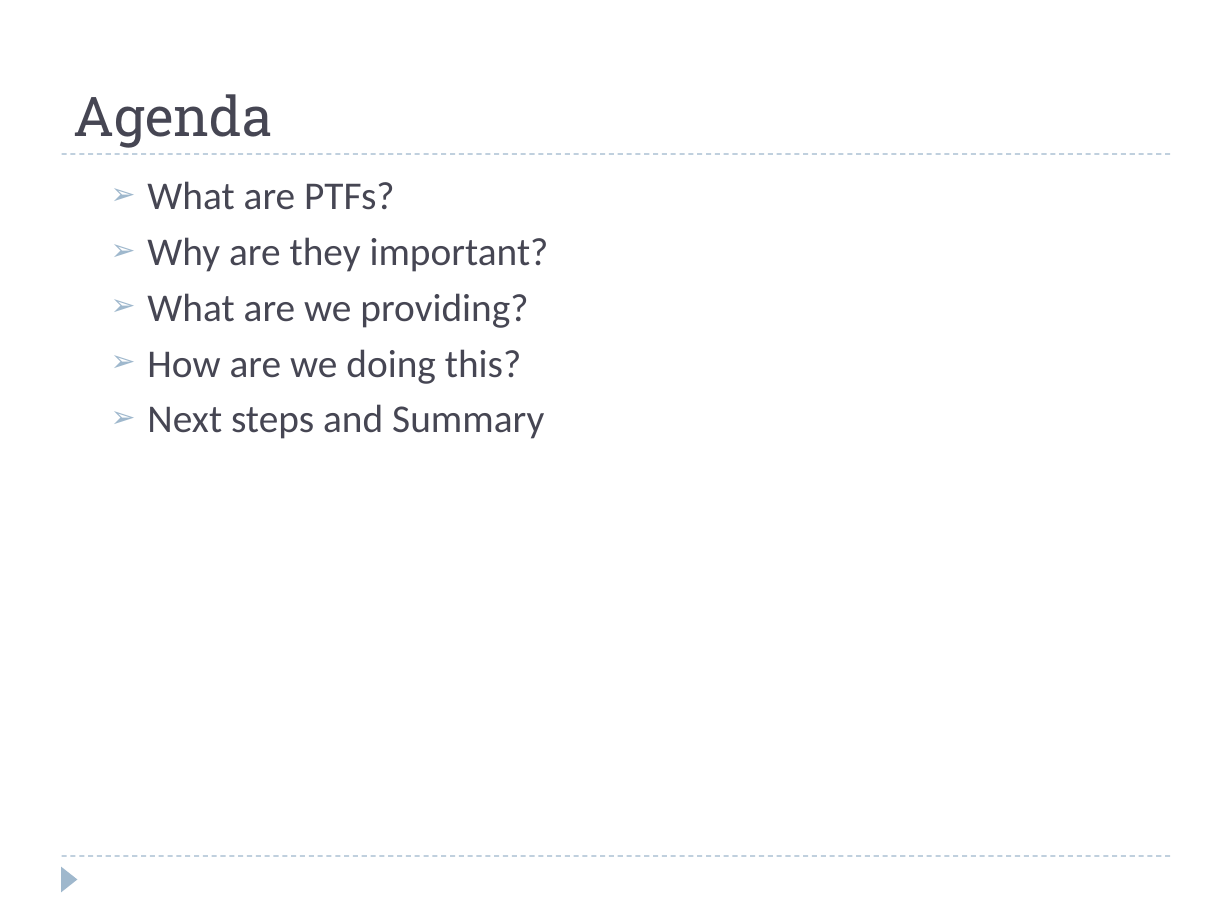
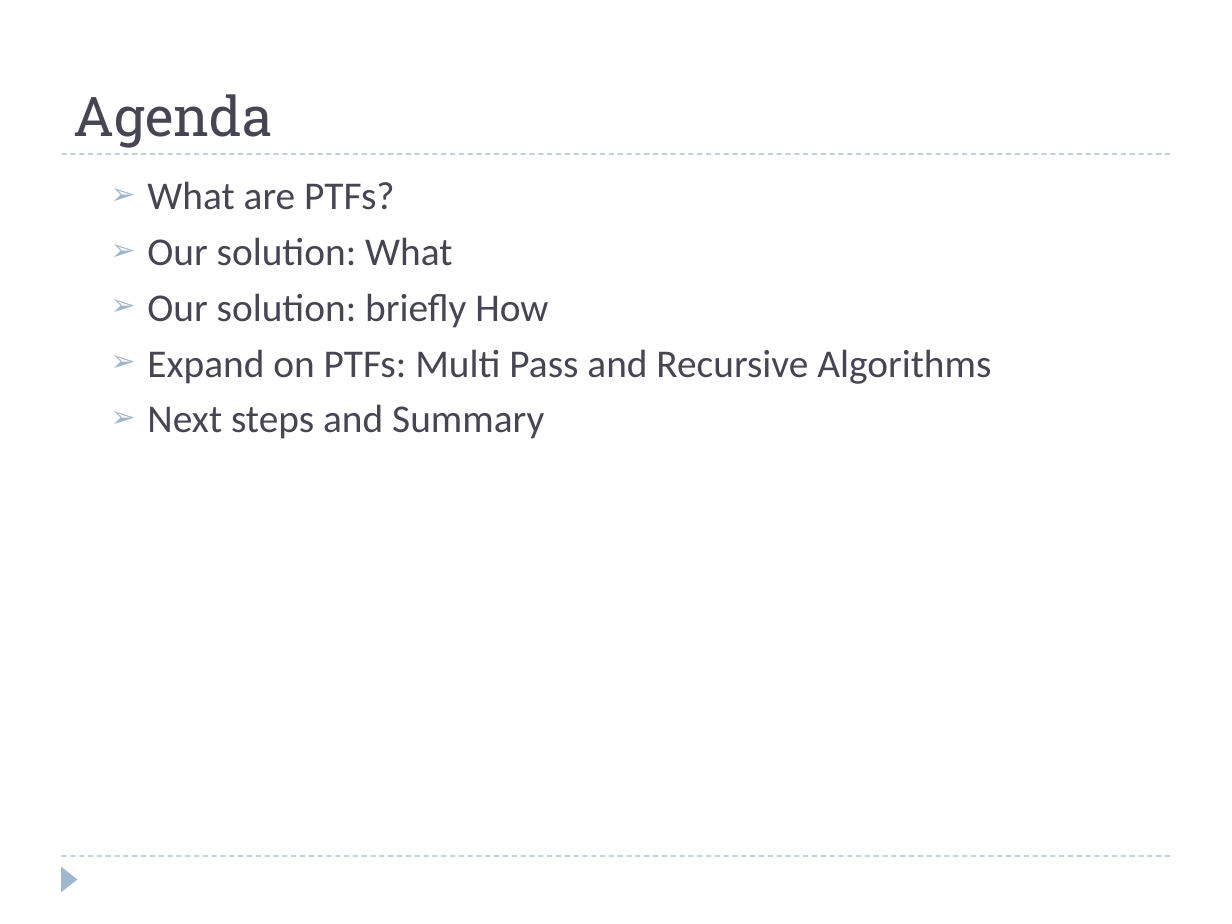
Before and after one commit to hbutani/SQLWindowing, a slide deck: slide 2 of docs/SQW.ppt. Drawn at 1232x924 pixels with LibreOffice and Linux fonts; fonts in the diff are those of the drawing. Boxes give left, top, right and bottom in pixels: in the first picture for what was removed or moved away, otherwise in the second. Text is boxed around its words. In the diff, an @@ line names an element or a change of style, - is before the commit and + after.

```diff
--- a/docs/SQW.ppt
+++ b/docs/SQW.ppt
@@ text at <box>147,237,991,384</box>: text changed @@
-  ➢ Why are they important?
-  ➢ What are we providing?
-  ➢ How are we doing this?
+  ➢ Our solution: What
+  ➢ Our solution: briefly How
+  ➢ Expand on PTFs: Multi Pass and Recursive Algorithms
```
Also in this commit, not shown: 12 other slides changed, 20 slides added, 1 slide removed.
